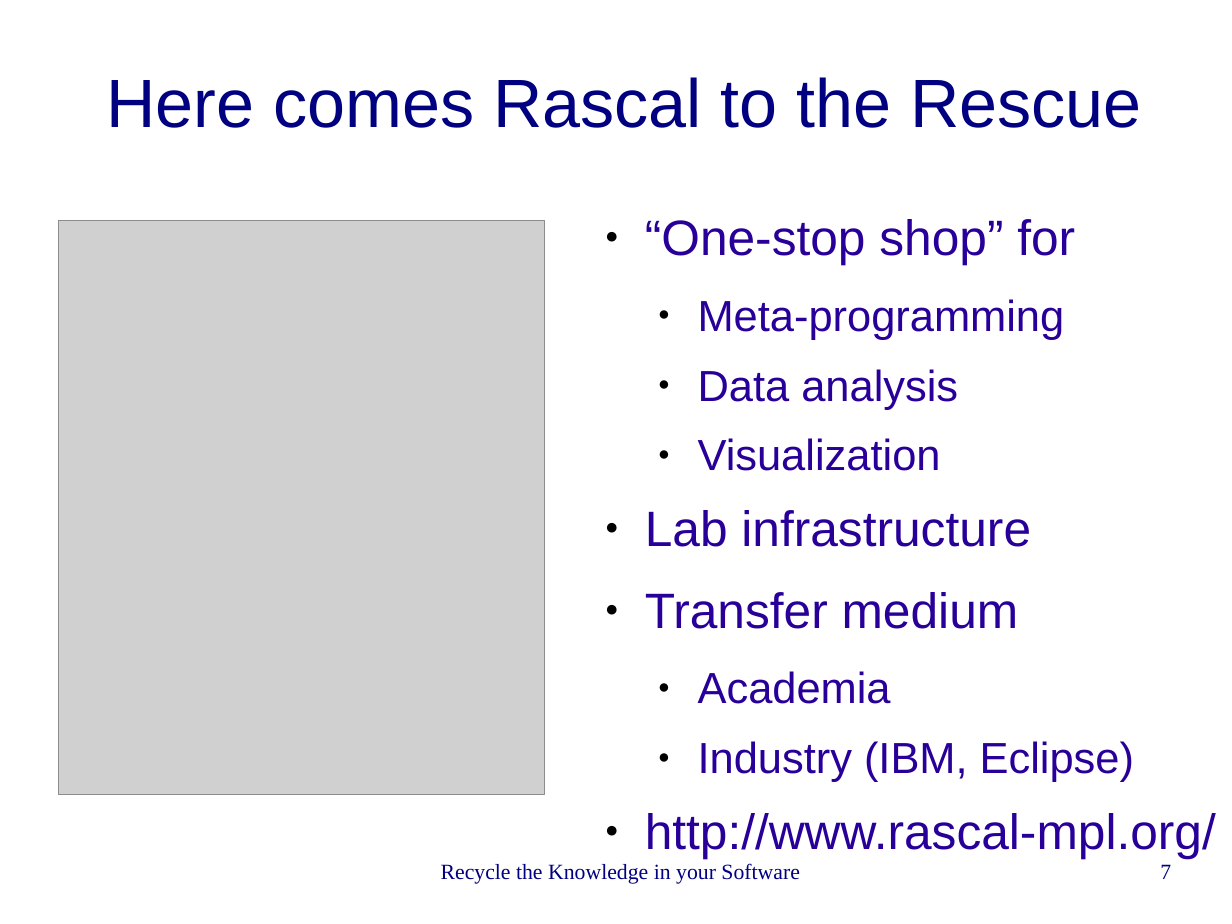
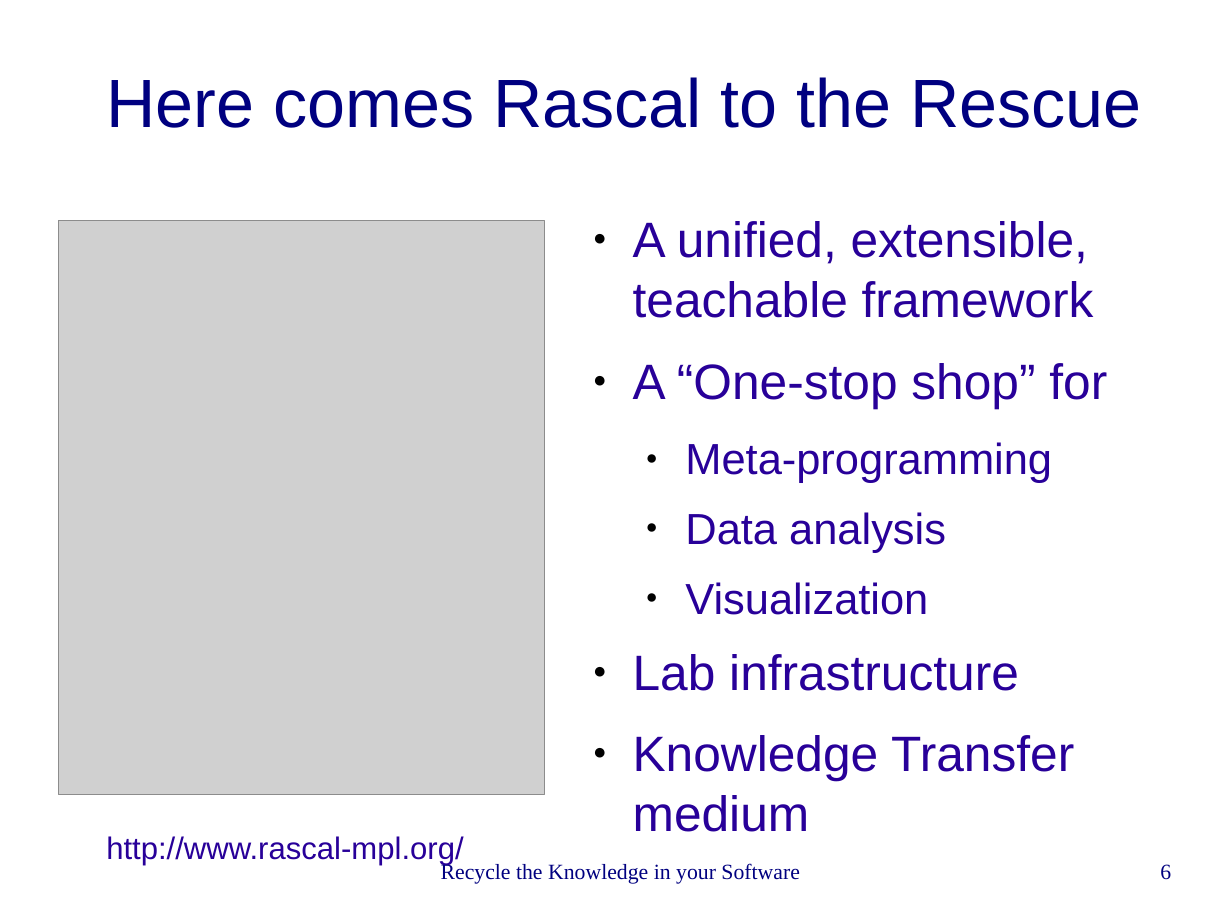
Before and after one commit to cwi-swat/rascal-course-pldi-2015, a slide deck: slide 6 of presentations/rascal-overview.odp (slide 7 before the commit). Drawn at 1232x924 pixels with LibreOffice and Linux fonts; fonts in the diff are those of the drawing; grey boxes stand for pictures. Boxes give left, top, right and bottom in pixels: in the first picture for what was removed or moved away, otherwise in the second. Text is boxed around its words. In the diff, an @@ line names an element or a change of style, - is before the commit and + after.

Commit message:
First version of Rascal Overview; Added a slot for HackYourJavaScript

```diff
--- a/presentations/rascal-overview.odp
+++ b/presentations/rascal-overview.odp
@@ text "A unified, extensible, teachable framework": place and size @@
-text "A unified, extensible, teachable framework" at [645,219,1216,859]
+text "A unified, extensible, teachable framework" at [633,221,1107,781]
@@ text at [633,221,1107,408]: text changed @@
-● “One-stop shop” for
+● A unified, extensible, teachable framework
+● A “One-stop shop” for
@@ text at [633,735,1074,781]: text changed @@
-● Transfer medium
-  ● Academia
-  ● Industry (IBM, Eclipse)
-● http://www.rascal-mpl.org/
+● Knowledge Transfer medium
@@ text added at [106,836,463,866], 20 pt, text #280099 @@
+http://www.rascal-mpl.org/
@@ page number at [1160,864,1171,880]: text changed @@
-7
+6
```
Also in this commit, not shown: 3 other slides changed, 2 slides added, 12 slides removed, 2 other files.
